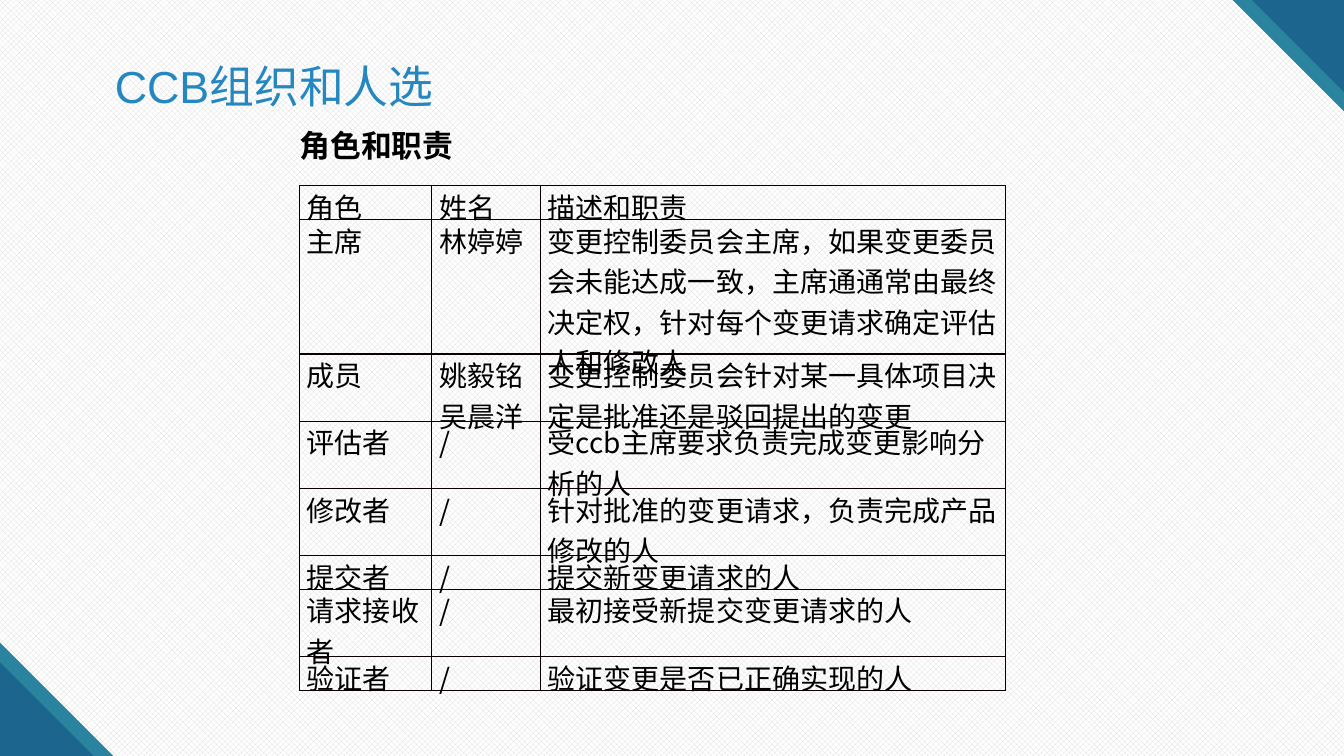
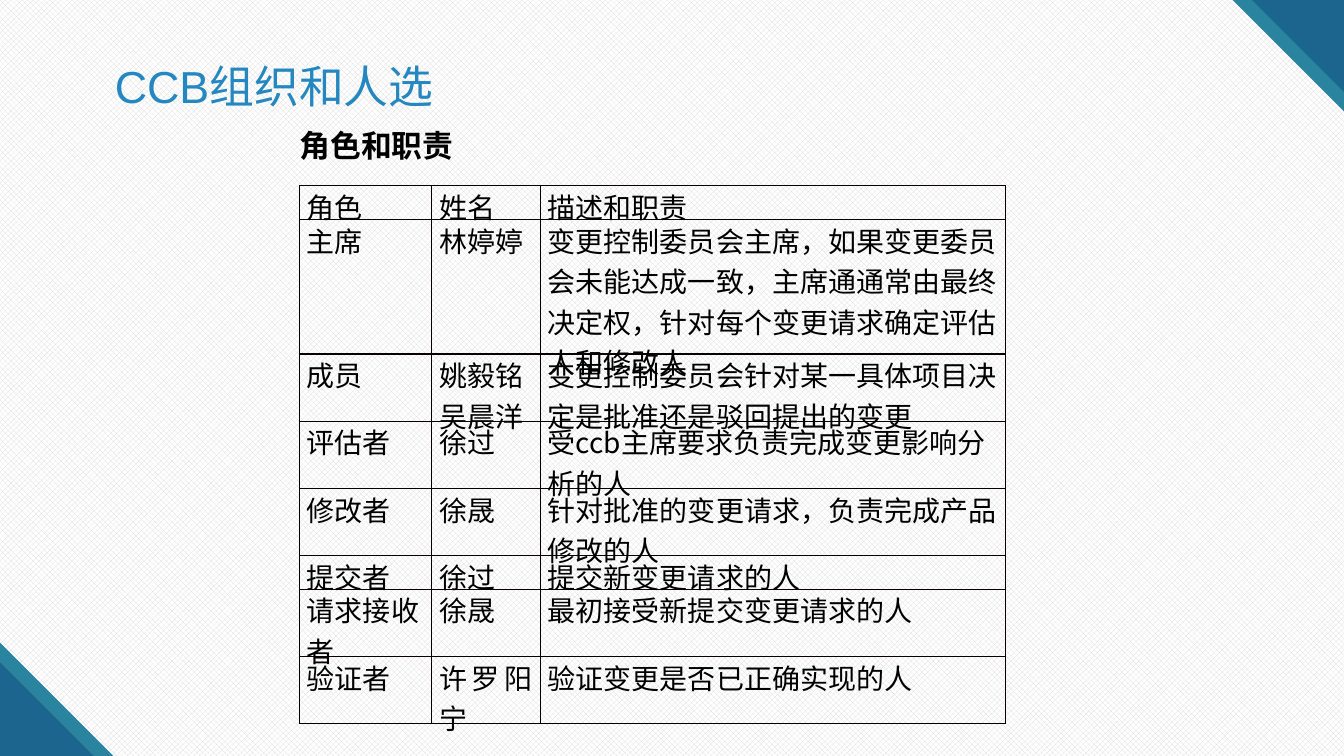
Before and after one commit to on6nx/requirement, a slide deck: slide 14 of 3.requirement/5.需求变更/G07需求变更评审.pptx. Drawn at 1344x756 pixels with LibreOffice and Linux fonts; fonts in the diff are those of the drawing. Boxes give left, top, right and bottom in pixels: in the first picture for what was removed or moved away, otherwise in the second. Text is boxed around its words. In the diff, an @@ line names an element or a change of style, - is before the commit and + after.

```diff
--- a/3.requirement/5.需求变更/G07需求变更评审.pptx
+++ b/3.requirement/5.需求变更/G07需求变更评审.pptx
@@ table at [299, 186, 1005, 735] @@
-row 4, column 2: /
+row 4, column 2: 徐过
-row 5, column 2: /
+row 5, column 2: 徐晟
-row 6, column 2: /
+row 6, column 2: 徐过
-row 7, column 2: /
+row 7, column 2: 徐晟
-row 8, column 2: /
+row 8, column 2: 许罗阳宁
```
Also in this commit, not shown: 3 other slides changed, 6 other files.
